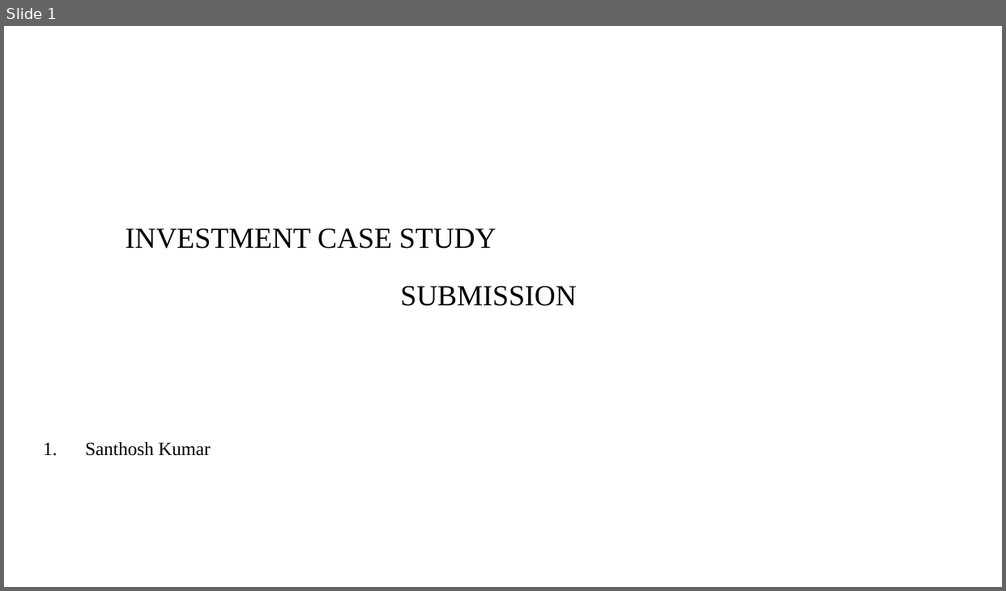
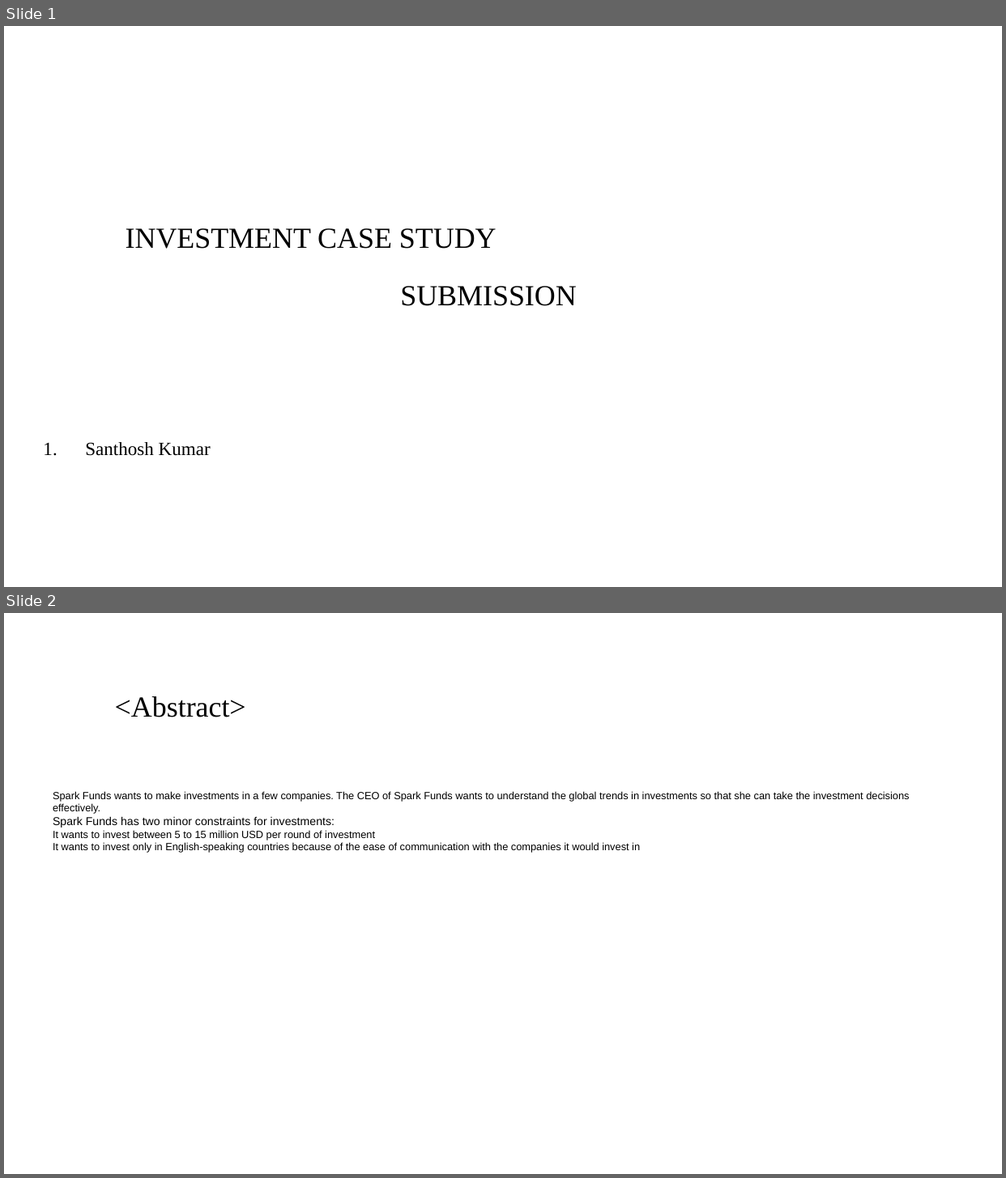
Before and after one commit to santhoshpkumar/Spark-Funds-Investment-CaseStudy, a slide deck: Spark Funds Presentation.pptx. Shown one above the other, each under a label of ours: slide 1 before the commit, slides 1 and 2 after it. The pictures are 1006x591 and 1006x1178 pixels, drawn with LibreOffice and Linux fonts; fonts in the diff are those of the drawing; background and template pictures are left out. Boxes give left, top, right and bottom in pixels: in the first picture for what was removed or moved away, otherwise in the second. Text is boxed around its words. In the diff, an @@ line names an element or a change of style, - is before the commit and + after.

```diff
--- a/Spark Funds Presentation.pptx
+++ b/Spark Funds Presentation.pptx
@@ slide 2 added at [4, 613, 1002, 1174], background #FFFFFF @@
@@ text added at [115, 696, 246, 717], 28 pt, text #000000 @@
+<Abstract>
@@ text added at [53, 791, 909, 853], 10 pt, text #000000 @@
+Spark Funds wants to make investments in a few companies. The CEO of Spark Funds wants to understand the global trends in investments so that she can take the investment decisions effectively.
+Spark Funds has two minor constraints for investments:
+It wants to invest between 5 to 15 million USD per round of investment
+It wants to invest only in English-speaking countries because of the ease of communication with the companies it would invest in
```
Also in this commit, not shown: 1 slide changed, 2 other slides added, 3 slides removed, 2 other files.
